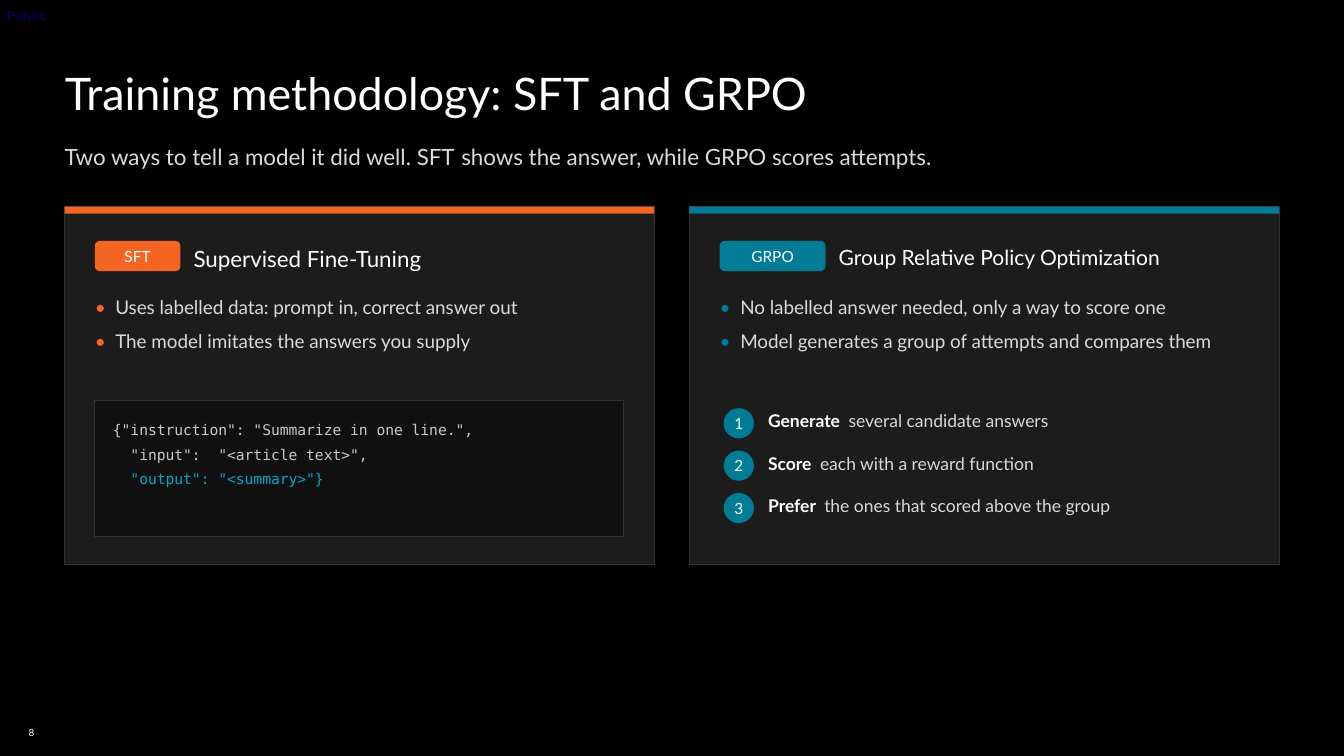
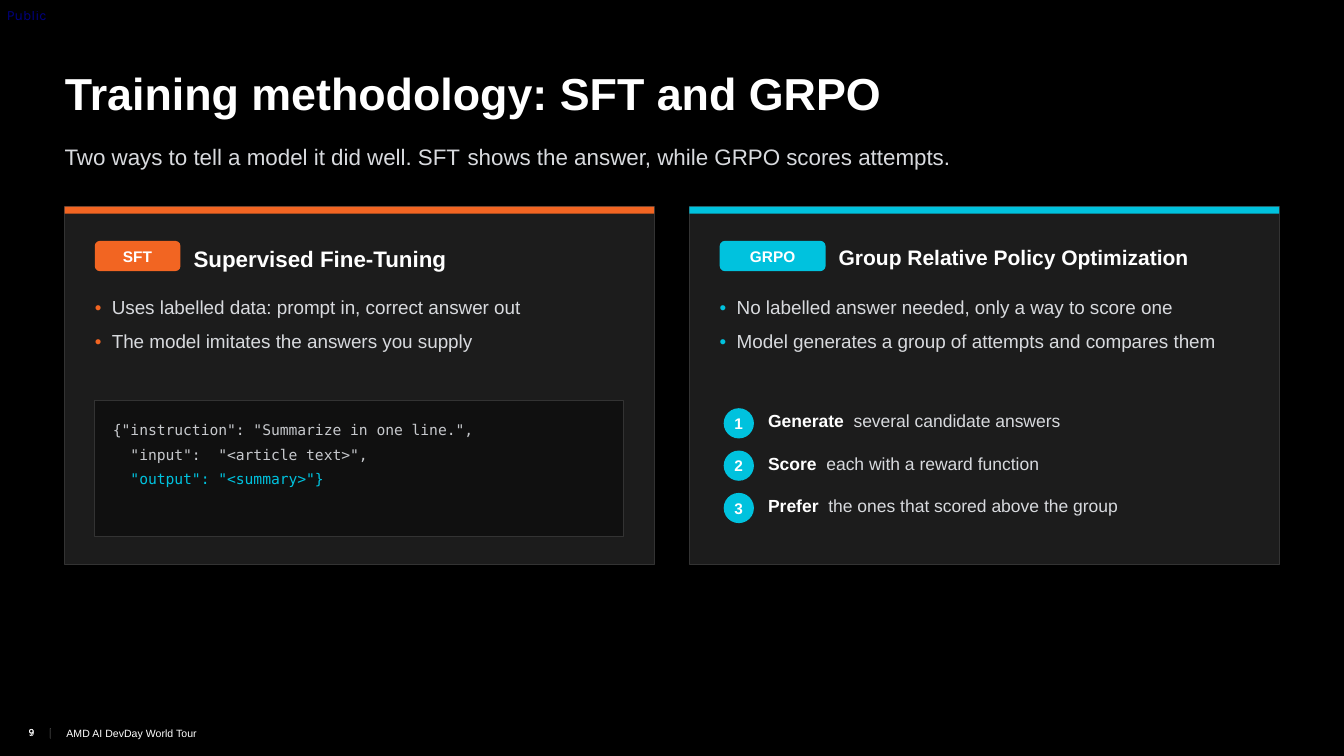
Before and after one commit to TwelveNights/Unsloth-RL-Workshop-on-Radeon, a slide deck: slide 9 of docs/AMD-Unsloth-GRPO-Fine-tuning1.pptx (slide 8 before the commit). Drawn at 1344x756 pixels with LibreOffice and Linux fonts; fonts in the diff are those of the drawing; background and template pictures are left out. Boxes give left, top, right and bottom in pixels: in the first picture for what was removed or moved away, otherwise in the second. Text is boxed around its words. In the diff, an @@ line names an element or a change of style, - is before the commit and + after.

```diff
--- a/docs/AMD-Unsloth-GRPO-Fine-tuning1.pptx
+++ b/docs/AMD-Unsloth-GRPO-Fine-tuning1.pptx
@@ rectangle at (x1=690, y1=207, x2=1279, y2=214): fill #007C97 to #00C2DE @@
@@ font Lato to Arial, bold on in 4 elements at (x1=65, y1=77, x2=881, y2=118), (x1=95, y1=241, x2=180, y2=271), (x1=194, y1=250, x2=446, y2=272), (x1=839, y1=249, x2=1188, y2=270) @@
@@ text "• No labelled answer needed, ..." at (x1=737, y1=300, x2=1216, y2=352): font Lato to Arial; text colour #007C97 to #00C2DE in "•", "•" @@
@@ text "{"instruction": "Summarize in one line."," at (x1=113, y1=423, x2=474, y2=438): text colour #00A8CC to #00C2DE in ""output": "<summary>"}" @@
@@ font Lato to Arial, bold on; fill #007C97 to #00C2DE in 4 elements at (x1=720, y1=241, x2=826, y2=271), (x1=724, y1=408, x2=754, y2=439), (x1=724, y1=451, x2=754, y2=481), (x1=724, y1=493, x2=754, y2=523) @@
@@ font Lato to Arial in 5 elements at (x1=65, y1=148, x2=950, y2=170), (x1=112, y1=300, x2=520, y2=318), (x1=768, y1=414, x2=1060, y2=427), (x1=768, y1=457, x2=1039, y2=470), (x1=768, y1=499, x2=1118, y2=516) @@
@@ page number added at (x1=21, y1=723, x2=34, y2=744), 7 pt, text #FFFFFF @@
+9
@@ page number at (x1=29, y1=729, x2=35, y2=736): text changed; font Lato to Arial @@
-8
+9
@@ text "|" at (x1=49, y1=722, x2=52, y2=744): font Lato to Arial, text colour #000000 to #FFFFFF @@
@@ text added at (x1=49, y1=722, x2=52, y2=744), 7.5 pt, text #000000 @@
+|
@@ text added at (x1=66, y1=729, x2=197, y2=739), 7.5 pt, text #FFFFFF @@
+AMD AI DevDay World Tour
```
Also in this commit, not shown: 17 other slides changed, 1 slide added, 1 other file.
